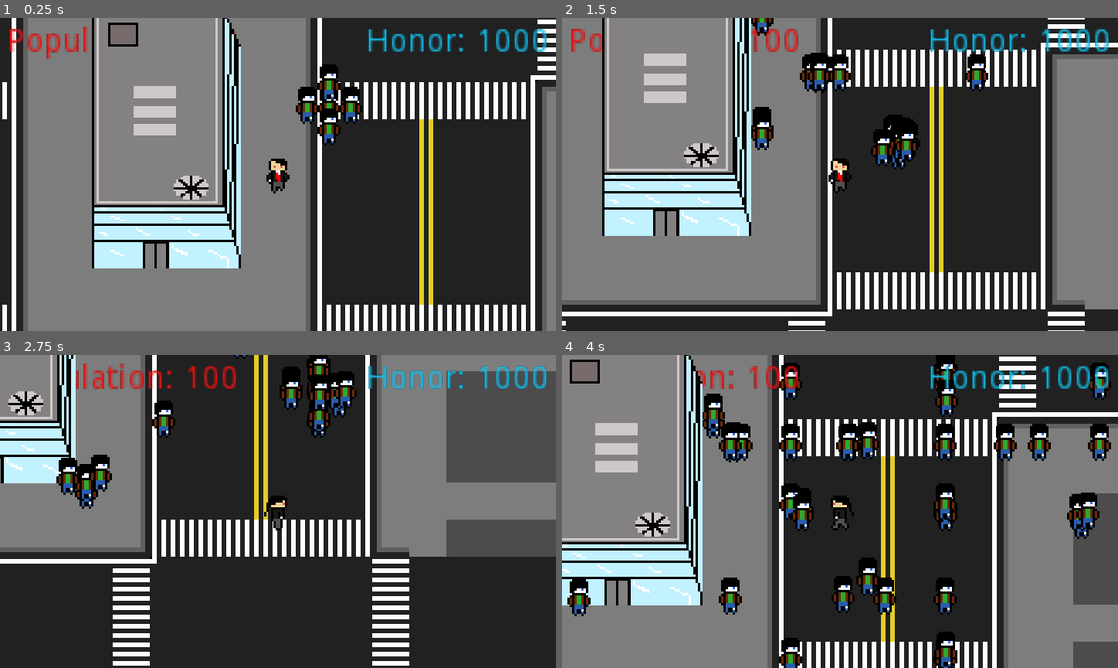
Above: before the commit, frames 1-4 (two rows, left to right).
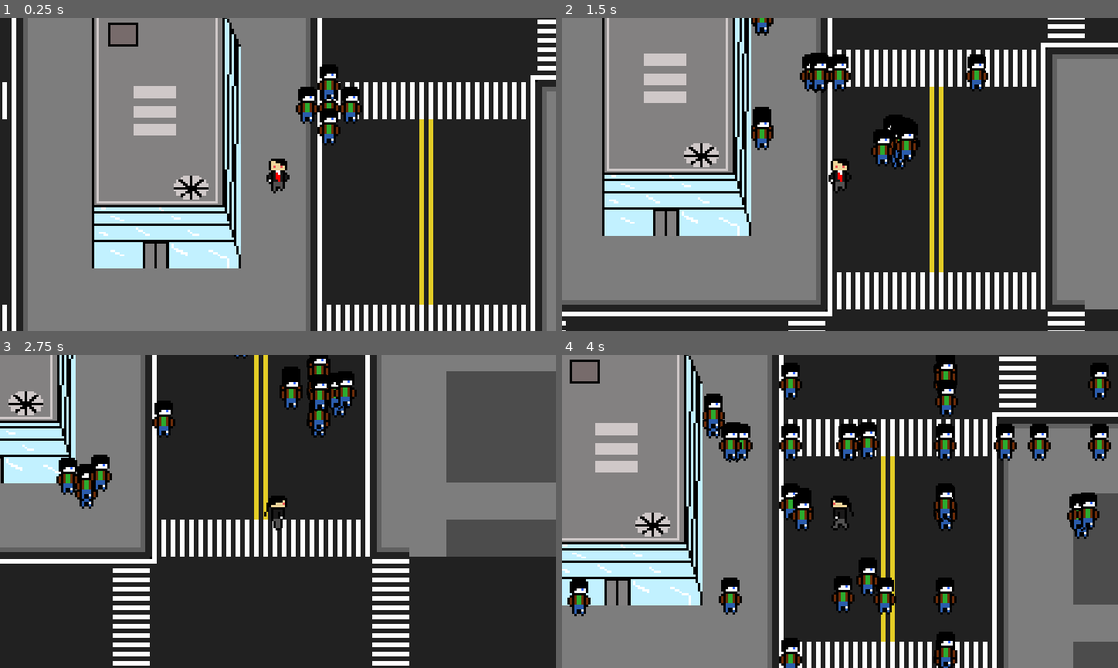
Above: after the commit, the same moments.

Repository: Jam-Bam/Who-is-the-Enemy
Game: Godot game, scene res://Base.tscn
Same seed, same stepped clock (60 frames per second), same inputs: the game is played once before the commit and once after it.
Inputs:
- Up to frame 1 (0.25 s): no input
- Up to frame 2 (1.5 s): tap Enter at 0.5 s; hold Right (ui_right) 0.53-1.28 s; tap E (ask) at 0.6 s; hold Down (ui_down) from 1.28 s (still down); tap Space (stab) at 1.35 s
- Up to frame 3 (2.75 s): release Down (ui_down) at 2.03 s; hold Right (ui_right) from 2.03 s (still down); tap E (ask) at 2.1 s
- Up to frame 4 (4 s): release Right (ui_right) at 2.78 s; hold Up (ui_up) 2.78-3.53 s; tap Space (stab) at 2.85 s; hold Left (ui_left) from 3.53 s (still down); tap E (ask) at 3.6 s

The runs differ from the first frame. In frame 1, 1.5% of the frame differs, in the area x 1-99%, y 2-14%; in frame 2, 1.5%; in frame 3, 1.8%, in the area x 13-99%, y 2-11%; in frame 4, 1.5%.

Commit message:
quick changes

Diff:
--- a/Base.tscn
+++ b/Base.tscn
@@ -1,14 +1,13 @@
-[gd_scene load_steps=10 format=2]
+[gd_scene load_steps=9 format=2]
 
 [ext_resource path="res://Base.gd" type="Script" id=1]
-[ext_resource path="res://Music/The Adventure Begins 8-bit remix.ogg" type="AudioStream" id=2]
-[ext_resource path="res://Tiles/city.tres" type="TileSet" id=3]
-[ext_resource path="res://Tiles/TownHall.png.png" type="Texture" id=4]
-[ext_resource path="res://Tiles/HotdogBuilding2.png.png" type="Texture" id=5]
-[ext_resource path="res://Tiles/HotdogBuilding3.png.png" type="Texture" id=6]
-[ext_resource path="res://Tiles/HotdogBuilding1.png.png" type="Texture" id=7]
-[ext_resource path="res://Tiles/Building1.png.png" type="Texture" id=8]
-[ext_resource path="res://Player/Player.tscn" type="PackedScene" id=9]
+[ext_resource path="res://Tiles/city.tres" type="TileSet" id=2]
+[ext_resource path="res://Tiles/TownHall.png.png" type="Texture" id=3]
+[ext_resource path="res://Tiles/HotdogBuilding2.png.png" type="Texture" id=4]
+[ext_resource path="res://Tiles/HotdogBuilding3.png.png" type="Texture" id=5]
+[ext_resource path="res://Tiles/HotdogBuilding1.png.png" type="Texture" id=6]
+[ext_resource path="res://Tiles/Building1.png.png" type="Texture" id=7]
+[ext_resource path="res://Player/Player.tscn" type="PackedScene" id=8]
 
 [node name="Node" type="Node"]
 script = ExtResource( 1 )
@@ -16,12 +15,8 @@
 "_edit_horizontal_guides_": [  ]
 }
 
-[node name="AudioStreamPlayer" type="AudioStreamPlayer" parent="."]
-stream = ExtResource( 2 )
-volume_db = -12.0
-
 [node name="TileMap" type="TileMap" parent="."]
-tile_set = ExtResource( 3 )
+tile_set = ExtResource( 2 )
 cell_size = Vector2( 16, 16 )
 format = 1
 tile_data = PoolIntArray( -458763, 4, 0, -458762, 4, 1, -458761, 4, 1, -458760, 4, 1, -458759, 4, 1, -458758, 4, 1, -45 …(19100 unchanged characters)…
@@ -85,9 +80,15 @@
 position = Vector2( 287.841, 59.3868 )
 scale = Vector2( 1.00634, 0.858897 )
 z_index = 200
-texture = ExtResource( 8 )
+texture = ExtResource( 7 )
 region_enabled = true
 region_rect = Rect2( 0, 0, 64, 100 )
 
-[node name="Player" parent="." instance=ExtResource( 9 )]
+[node name="Player" parent="." instance=ExtResource( 8 )]
 position = Vector2( 328, 80 )
+
+[node name="CanvasLayer" type="CanvasLayer" parent="."]
+
+[node name="popLabel" type="Label" parent="CanvasLayer"]
+margin_right = 40.0
+margin_bottom = 14.0
--- a/Player/Player.tscn
+++ b/Player/Player.tscn
@@ -1,18 +1,16 @@
-[gd_scene load_steps=17 format=2]
+[gd_scene load_steps=15 format=2]
 
 [ext_resource path="res://Player/Player.gd" type="Script" id=1]
 [ext_resource path="res://Player/Main Character Sprites/MC-FrontAni0.png.png" type="Texture" id=2]
-[ext_resource path="res://Player/Main Character Sprites/MC-IdleBack.png.png" type="Texture" id=3]
-[ext_resource path="res://Player/Main Character Sprites/MC-BackAni0.png.png" type="Texture" id=4]
-[ext_resource path="res://Player/Main Character Sprites/MC-BackAni1.png.png" type="Texture" id=5]
-[ext_resource path="res://Player/Main Character Sprites/MC-FrontAni1.png.png" type="Texture" id=6]
-[ext_resource path="res://Player/Main Character Sprites/MC-LeftAni0.png.png" type="Texture" id=7]
-[ext_resource path="res://Player/Main Character Sprites/MC-LeftAni1.png.png" type="Texture" id=8]
-[ext_resource path="res://Player/Main Character Sprites/MC-LeftAni2.png.png" type="Texture" id=9]
-[ext_resource path="res://Player/Main Character Sprites/MC-LeftAni3.png.png" type="Texture" id=10]
-[ext_resource path="res://Player/Main Character Sprites/MC-IdleLeft.png.png" type="Texture" id=11]
-[ext_resource path="res://Player/Population.gd" type="Script" id=12]
-[ext_resource path="res://Player/Honor.gd" type="Script" id=13]
+[ext_resource path="res://Player/Main Character Sprites/MC-LeftAni0.png.png" type="Texture" id=3]
+[ext_resource path="res://Player/Main Character Sprites/MC-LeftAni1.png.png" type="Texture" id=4]
+[ext_resource path="res://Player/Main Character Sprites/MC-LeftAni2.png.png" type="Texture" id=5]
+[ext_resource path="res://Player/Main Character Sprites/MC-LeftAni3.png.png" type="Texture" id=6]
+[ext_resource path="res://Player/Main Character Sprites/MC-IdleLeft.png.png" type="Texture" id=7]
+[ext_resource path="res://Player/Main Character Sprites/MC-BackAni0.png.png" type="Texture" id=8]
+[ext_resource path="res://Player/Main Character Sprites/MC-BackAni1.png.png" type="Texture" id=9]
+[ext_resource path="res://Player/Main Character Sprites/MC-FrontAni1.png.png" type="Texture" id=10]
+[ext_resource path="res://Player/Main Character Sprites/MC-IdleBack.png.png" type="Texture" id=11]
 
 [sub_resource type="SpriteFrames" id=1]
 animations = [ {
@@ -21,29 +19,29 @@
 "name": "idled",
 "speed": 5.0
 }, {
-"frames": [ ExtResource( 3 ) ],
+"frames": [ ExtResource( 3 ), ExtResource( 4 ), ExtResource( 5 ), ExtResource( 6 ) ],
 "loop": true,
-"name": "idleu",
+"name": "walks",
 "speed": 5.0
 }, {
-"frames": [ ExtResource( 4 ), ExtResource( 5 ) ],
+"frames": [ ExtResource( 7 ) ],
+"loop": true,
+"name": "idles",
+"speed": 5.0
+}, {
+"frames": [ ExtResource( 8 ), ExtResource( 9 ) ],
 "loop": true,
 "name": "walku",
 "speed": 5.0
 }, {
-"frames": [ ExtResource( 2 ), ExtResource( 6 ) ],
+"frames": [ ExtResource( 2 ), ExtResource( 10 ) ],
 "loop": true,
 "name": "walkd",
 "speed": 5.0
 }, {
-"frames": [ ExtResource( 7 ), ExtResource( 8 ), ExtResource( 9 ), ExtResource( 10 ) ],
-"loop": true,
-"name": "walks",
-"speed": 5.0
-}, {
 "frames": [ ExtResource( 11 ) ],
 "loop": true,
-"name": "idles",
+"name": "idleu",
 "speed": 5.0
 } ]
 
@@ -75,24 +73,6 @@
 drag_margin_h_enabled = false
 drag_margin_v_enabled = false
 
-[node name="Population" type="Label" parent="Camera2D"]
-margin_left = -116.931
-margin_top = -63.8642
-margin_right = -75.9312
-margin_bottom = -49.8642
-custom_colors/font_color = Color( 0.913725, 0.0705882, 0.0705882, 1 )
-text = "Population: 100"
-script = ExtResource( 12 )
-
-[node name="Honor" type="Label" parent="Camera2D"]
-margin_left = 38.3729
-margin_top = -63.9083
-margin_right = 117.373
-margin_bottom = -49.9083
-custom_colors/font_color = Color( 0.0705882, 0.737255, 0.913725, 1 )
-text = "Honor: 1000"
-script = ExtResource( 13 )
-
 [node name="NPCdetection" type="Area2D" parent="."]
 editor/display_folded = true
 
Not shown: 1 places in Base.tscn that only renumber resources
